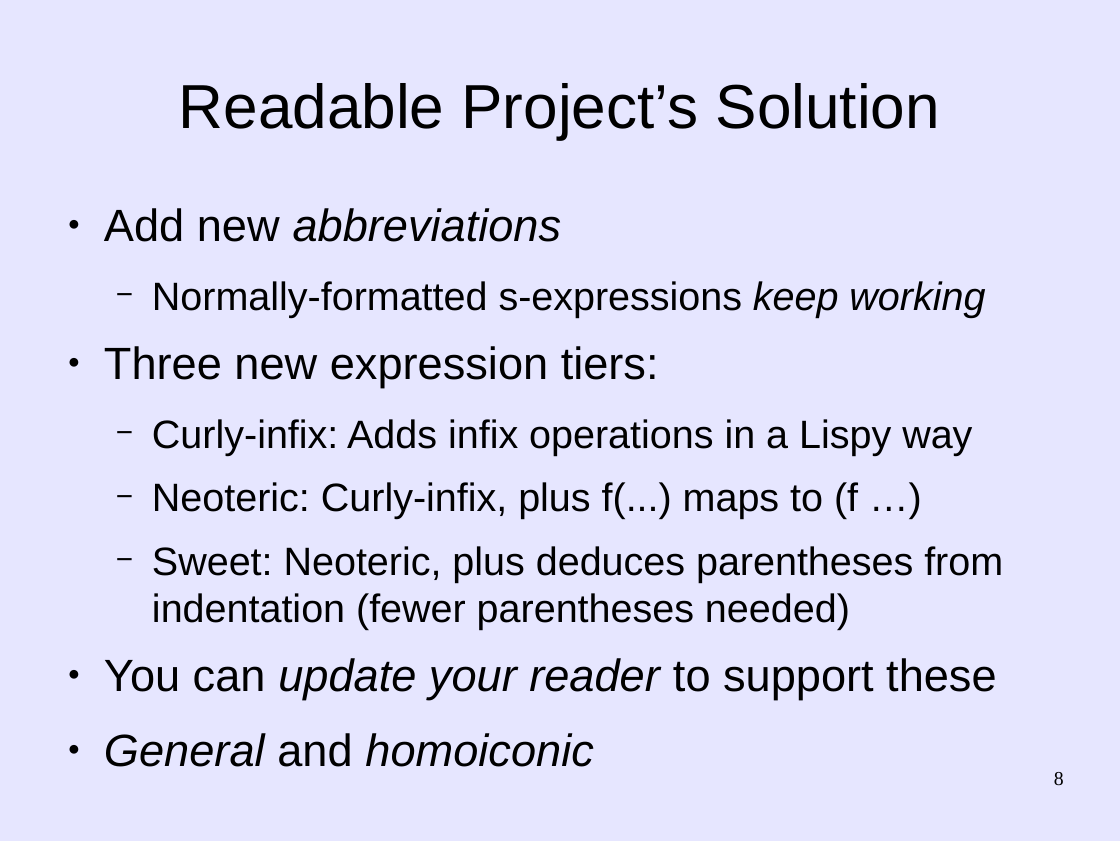
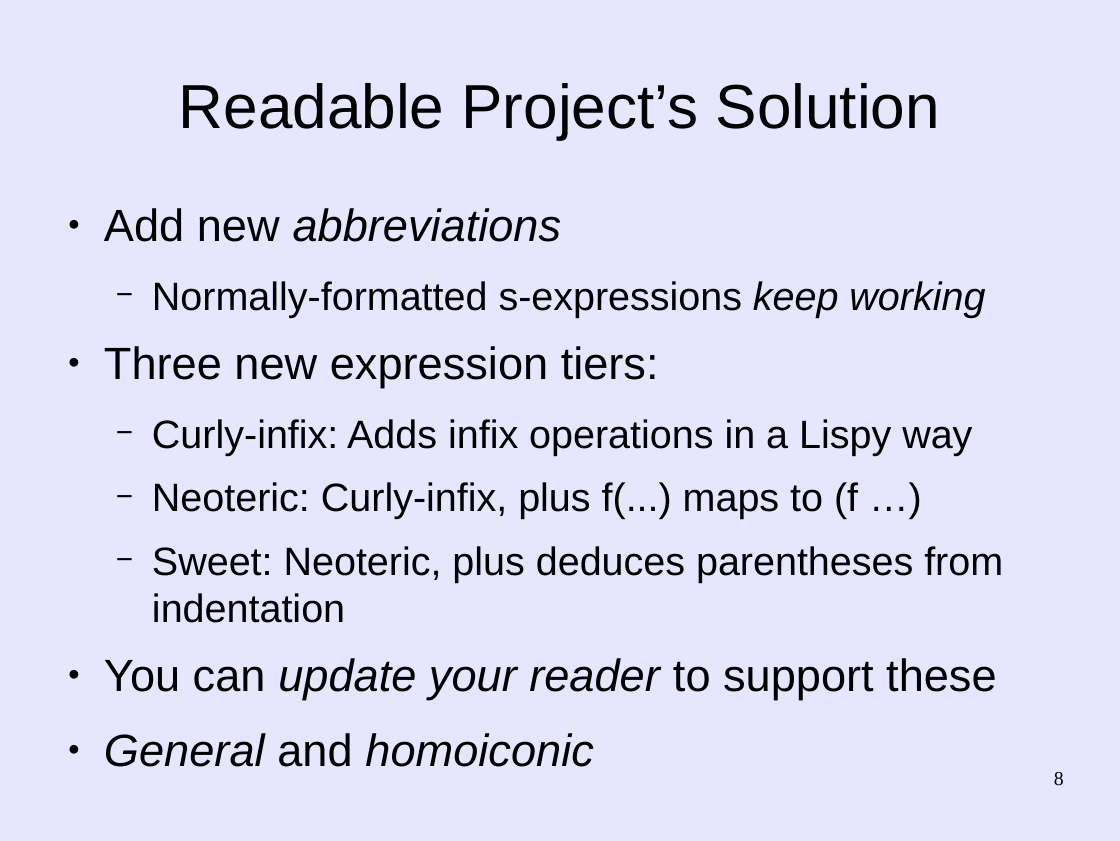
Before and after one commit to martin12333/Readable-Lisp-S-expressions, a slide deck: slide 8 of readable-s-expressions.odp. Drawn at 1120x841 pixels with LibreOffice and Linux fonts; fonts in the diff are those of the drawing. Boxes give left, top, right and bottom in pixels: in the first picture for what was removed or moved away, otherwise in the second. Text is boxed around its words. In the diff, an @@ line names an element or a change of style, - is before the commit and + after.

Commit message:
readable-s-expressions.odp: Minor tweaks to presentation

```diff
--- a/readable-s-expressions.odp
+++ b/readable-s-expressions.odp
@@ text at (x1=152, y1=546, x2=1003, y2=623): text changed @@
-  − Sweet: Neoteric, plus deduces parentheses from indentation (fewer parentheses needed)
+  − Sweet: Neoteric, plus deduces parentheses from indentation
```
Also in this commit, not shown: 4 other slides changed.
